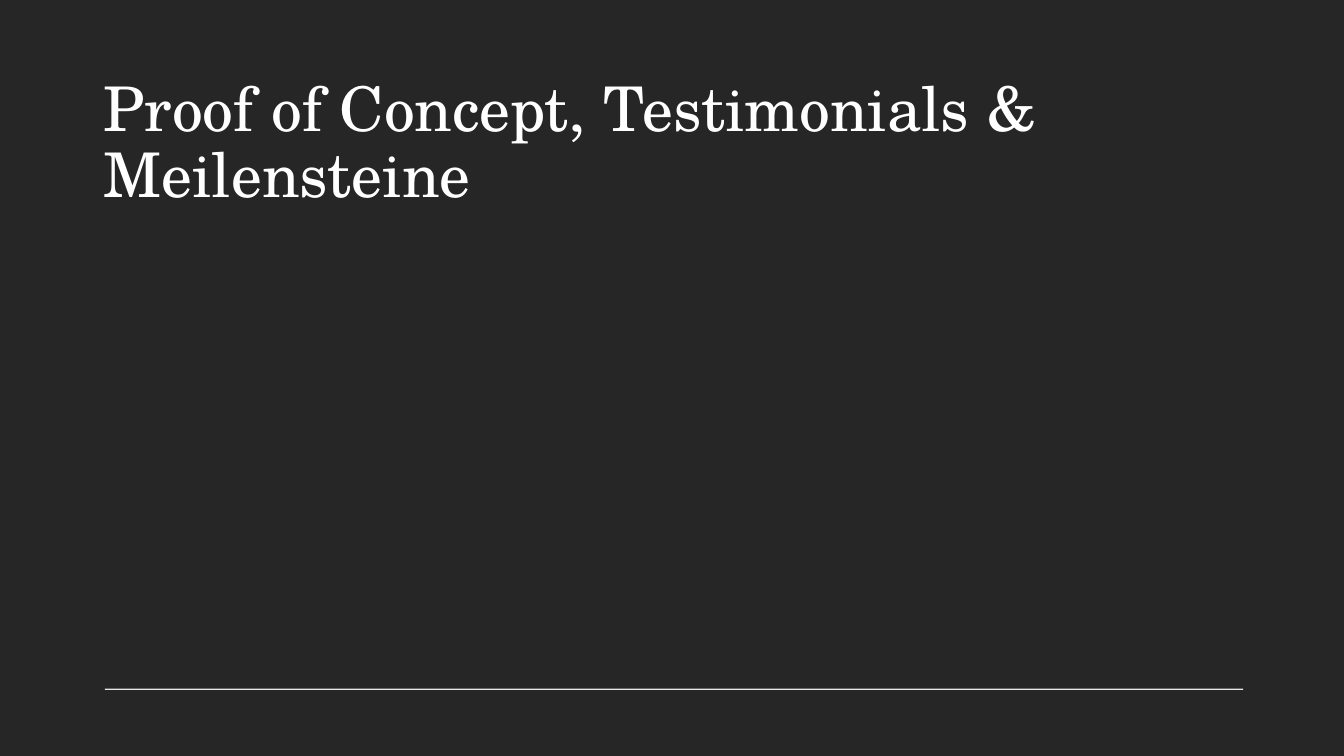
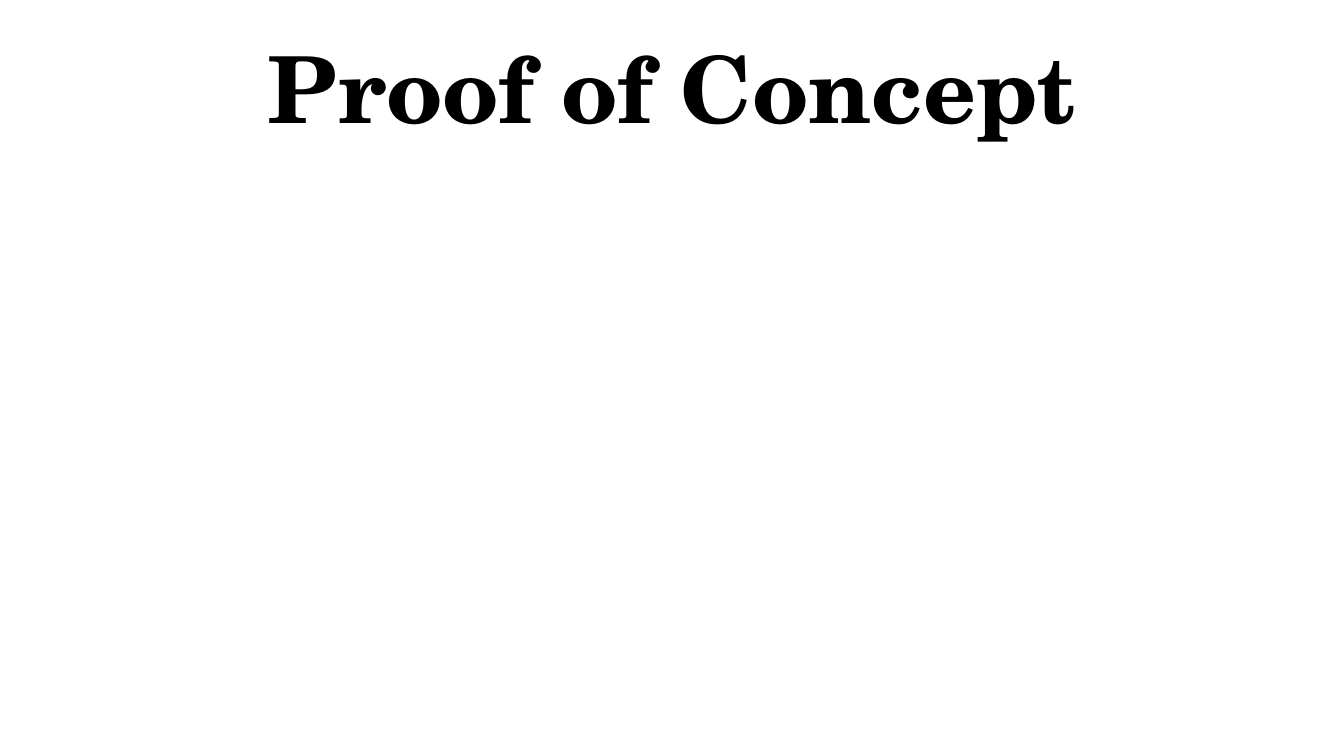
Before and after one commit to B4ldur-ts/smart-booze, a slide deck: slide 15 of Smartbooze_Pitch_Deck.pptx (slide 13 before the commit). Drawn at 1344x756 pixels with LibreOffice and Linux fonts; fonts in the diff are those of the drawing; background and template pictures are left out. Boxes give left, top, right and bottom in pixels: in the first picture for what was removed or moved away, otherwise in the second. Text is boxed around its words. In the diff, an @@ line names an element or a change of style, - is before the commit and + after.

```diff
--- a/Smartbooze_Pitch_Deck.pptx
+++ b/Smartbooze_Pitch_Deck.pptx
@@ background #262626 to picture (left out) @@
@@ title at (268, 55, 1076, 142): text changed; size 44 to 66 pt; text colour #FFFFFF to #000000; bold on @@
-Proof of Concept, Testimonials & Meilensteine
+Proof of Concept
@@ line removed from (105, 690) to (1243, 690) @@
```
Also in this commit, not shown: 11 other slides changed, 3 slides added, 1 slide removed.
